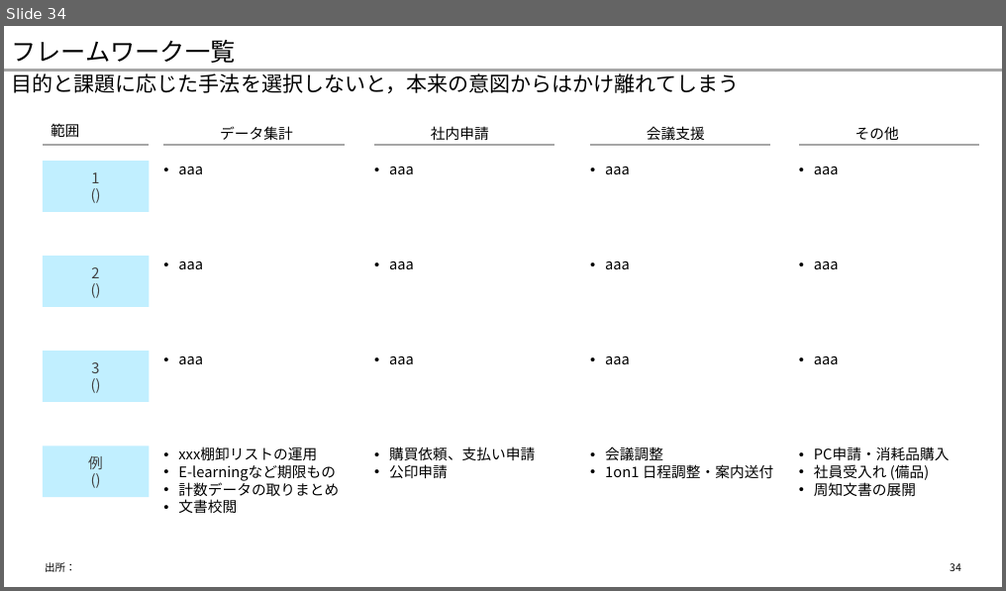
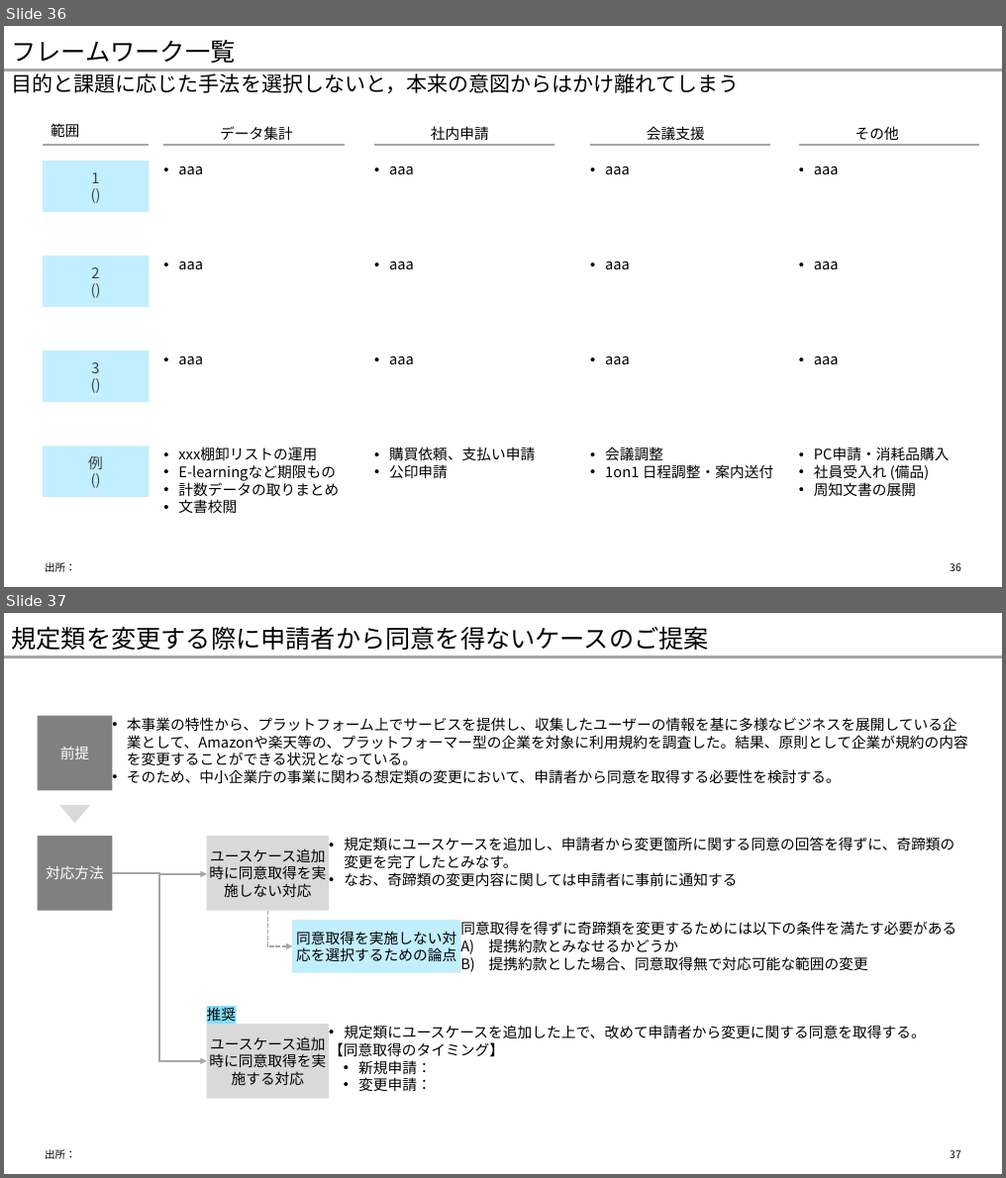
Before and after one commit to yuzucha16/dotfiles, a slide deck: office/Blank.potx. Shown one above the other, each under a label of ours: slide 34 before the commit, slides 36 and 37 after it. The pictures are 1006x591 and 1006x1178 pixels, drawn with LibreOffice and Linux fonts; fonts in the diff are those of the drawing. Boxes give left, top, right and bottom in pixels: in the first picture for what was removed or moved away, otherwise in the second. Text is boxed around its words. In the diff, an @@ line names an element or a change of style, - is before the commit and + after.

```diff
--- a/office/Blank.potx
+++ b/office/Blank.potx
@@ slide 37 added at [4,613,1002,1174], background #FFFFFF; not listed: 1 template element that a slide beside it also shows @@
@@ title added at [12,626,709,650], 24 pt, text #000000 @@
+規定類を変更する際に申請者から同意を得ないケースのご提案
@@ rectangle added at [38,716,113,790], fill #808080, 14 pt, text #FFFFFF @@
+前提
@@ text added at [127,717,968,784], 14 pt, text #000000 @@
+• 本事業の特性から、プラットフォーム上でサービスを提供し、収集したユーザーの情報を基に多様なビジネスを展開している企業として、Amazonや楽天等の、プラットフォーマー型の企業を対象に利用規約を調査した。結果、原則として企業が規約の内容を変更することができる状況となっている。
+• そのため、中小企業庁の事業に関わる想定類の変更において、申請者から同意を取得する必要性を検討する。
@@ triangle added at [59,805,90,823], fill #D9D9D9 @@
@@ rectangle added at [38,836,113,911], fill #808080, 14 pt, text #FFFFFF @@
+対応方法
@@ rectangle added at [207,836,329,911], fill #D9D9D9, 14 pt, text #000000 @@
+ユースケース追加時に同意取得を実施しない対応
@@ text added at [344,837,954,887], 14 pt, text #000000 @@
+• 規定類にユースケースを追加し、申請者から変更箇所に関する同意の回答を得ずに、奇蹄類の変更を完了したとみなす。
+• なお、奇蹄類の変更内容に関しては申請者に事前に通知する
@@ elbow arrow added from (113, 873) to (207, 1061), #A6A6A6 1.5 pt @@
@@ elbow arrow added from (113, 873) to (207, 874), #A6A6A6 1.5 pt @@
@@ elbow arrow added from (267, 911) to (292, 947), #A6A6A6 1.5 pt dashed @@
@@ rectangle added at [292,920,460,973], fill #C1F0FF, 14 pt, text #000000 @@
+同意取得を実施しない対応を選択するための論点
@@ text added at [460,921,956,971], 14 pt, text #000000 @@
+同意取得を得ずに奇蹄類を変更するためには以下の条件を満たす必要がある
+A) 提携約款とみなせるかどうか
+B) 提携約款とした場合、同意取得無で対応可能な範囲の変更
@@ rectangle added at [207,1024,329,1099], fill #D9D9D9, 14 pt, text #000000 @@
+ユースケース追加時に同意取得を実施する対応
@@ rectangle added at [207,1006,236,1024], fill #83E0FF, 14 pt, text #000000 @@
+推奨
@@ text added at [329,1025,926,1091], 14 pt, text #000000 @@
+• 規定類にユースケースを追加した上で、改めて申請者から変更に関する同意を取得する。
+【同意取得のタイミング】
+• 新規申請：
+• 変更申請：
@@ text added at [45,1150,75,1159], 10 pt, text #000000 @@
+出所：
@@ page number added at [949,1151,961,1158], 10 pt, text #000000 @@
+37
@@ what was slide 34 is now slide 36 @@
@@ page number at [949,564,961,571]: text changed @@
-34
+36
```
Also in this commit, not shown: 1 slide changed, 3 other slides added, 1 slide removed.
